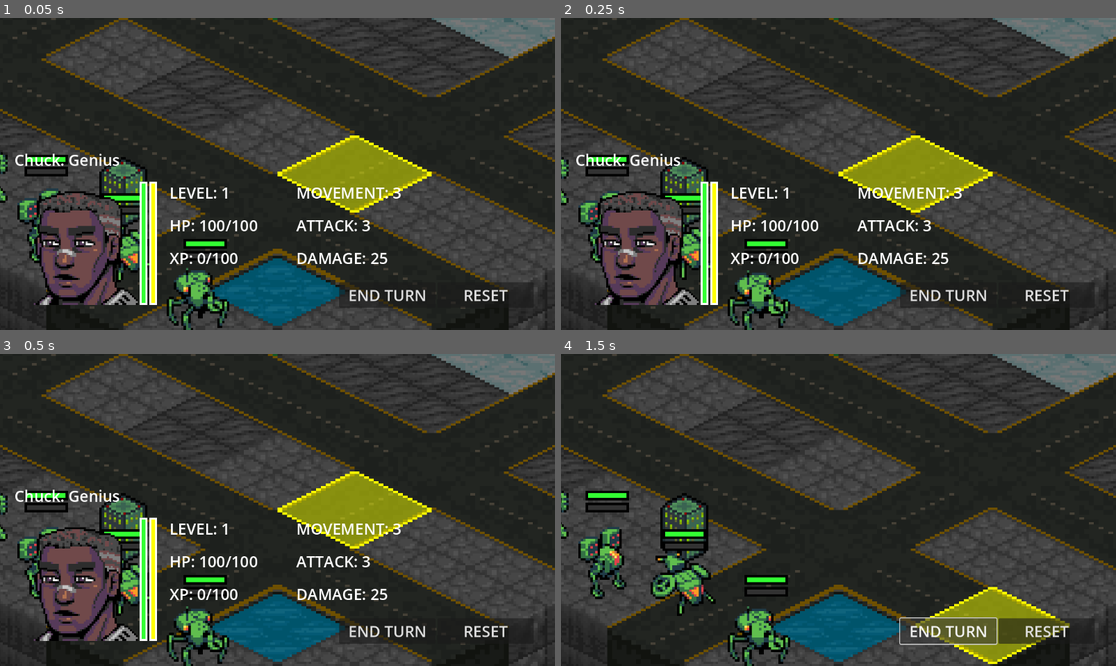
Above: before the commit, frames 1-4 (two rows, left to right).
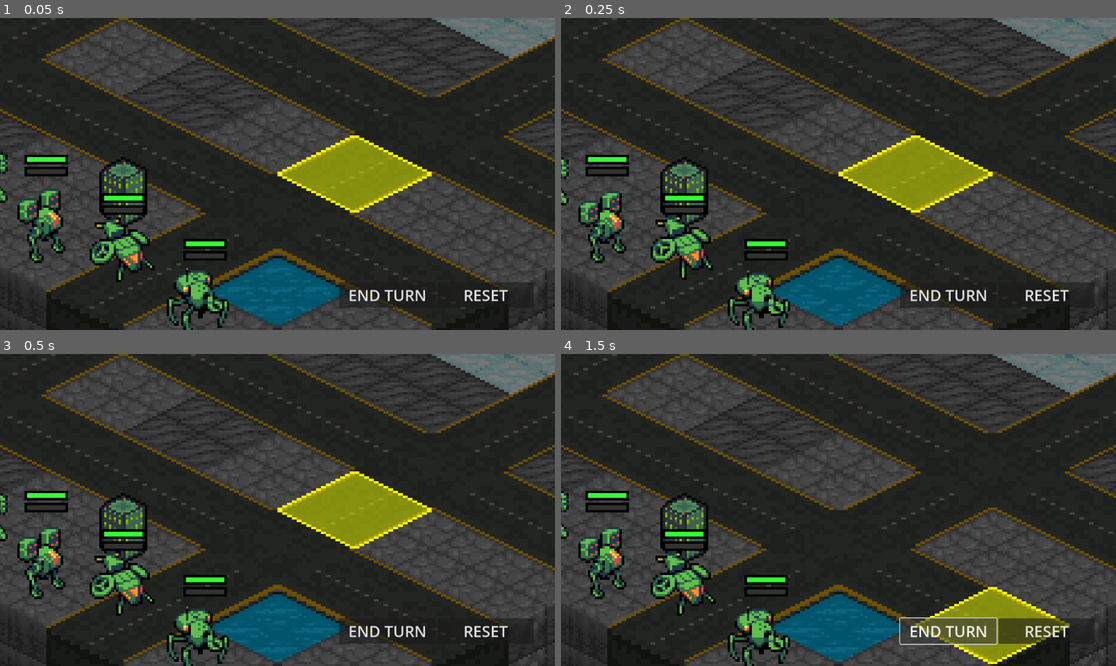
Above: after the commit, the same moments.

Repository: Tekknobot/Terrain
Game: Godot game, scene res://Scenes/Main.tscn
Two runs of this game, one before a commit and one after it. Both use one fixed random seed, a clock stepped at 60 frames per second and the inputs below.
Inputs:
- Up to frame 1 (0.05 s): no input
- Up to frame 2 (0.25 s): no input
- Up to frame 3 (0.5 s): no input
- Up to frame 4 (1.5 s): click "END TURN" at 0.5 s; click "END TURN" at 1.25 s

The runs differ from the first frame. In frame 1, 7.1% of the frame differs, in the area x 2-73%, y 43-92%; in frame 2, 7.1%; in frame 3, 7.1%; in frame 4, nothing differs.

Commit message:
Hide HUD on start.

Diff:
--- a/Scenes/Main.tscn
+++ b/Scenes/Main.tscn
@@ -283,6 +283,7 @@
 [node name="HUDLayer" type="CanvasLayer" parent="."]
 
 [node name="Control" type="Control" parent="HUDLayer"]
+visible = false
 layout_mode = 3
 anchors_preset = 2
 anchor_top = 1.0
@@ -330,7 +331,6 @@
 layout_mode = 2
 theme_override_styles/background = SubResource("StyleBoxFlat_fyk57")
 theme_override_styles/fill = SubResource("StyleBoxFlat_mofot")
-value = 100.0
 fill_mode = 3
 show_percentage = false
 
@@ -353,7 +353,7 @@
 layout_mode = 2
 theme_override_font_sizes/normal_font_size = 32
 theme_override_styles/normal = SubResource("StyleBoxEmpty_vgpqy")
-text = "HP: 100/100"
+text = "HP: 100 / 100"
 
 [node name="XP" type="RichTextLabel" parent="HUDLayer/Control/VBoxContainer"]
 custom_minimum_size = Vector2(256, 64)
@@ -381,7 +381,7 @@
 layout_mode = 2
 theme_override_font_sizes/normal_font_size = 32
 theme_override_styles/normal = SubResource("StyleBoxEmpty_vgpqy")
-text = "ATTACK: 3"
+text = "ATTACK: 1"
 
 [node name="Damage" type="RichTextLabel" parent="HUDLayer/Control/VBoxContainer2"]
 custom_minimum_size = Vector2(512, 64)
--- a/Scripts/HUD_Panel.gd
+++ b/Scripts/HUD_Panel.gd
@@ -70,5 +70,5 @@
 
 	# Update Movement, Attack Range, Damage
 	movement_label.text = "MOVEMENT: %d" % player.movement_range
-	attack_label.text = "ATTACK RANGE: %d" % player.attack_range
+	attack_label.text = "ATTACK: %d" % player.attack_range
 	damage_label.text = "DAMAGE: %d" % player.damage
--- a/Scripts/TileMap.gd
+++ b/Scripts/TileMap.gd
@@ -180,6 +180,8 @@
 
 func _select_unit_at_mouse():
 	_clear_highlights()
+	var hud = get_node("/root/BattleGrid/HUDLayer/Control")
+	hud.visible = true
 
 	var mouse_pos = get_global_mouse_position()
 	mouse_pos.y += 16  # Adjust for any offset
@@ -190,8 +192,6 @@
 	if unit == null:
 		selected_unit = null
 		showing_attack = false
-		# Assuming your HUD node is at "/root/YourMainScene/CanvasLayer/HUD"
-		var hud = get_node("/root/BattleGrid/HUDLayer/Control")
 		hud.visible = false
 		return
 
@@ -200,7 +200,6 @@
 		selected_unit = null
 		showing_attack = false
 		play_beep_sound(tile)
-		var hud = get_node("/root/BattleGrid/HUDLayer/Control")
 		hud.update_hud({
 			"name": "",
 			"portrait": null,
@@ -236,7 +235,6 @@
 	}
 
 	# Update the HUD.
-	var hud = get_node("/root/BattleGrid/HUDLayer/Control")  # Adjust path as needed.
 	hud.visible = true
 	hud.update_hud(hud_data)
 
